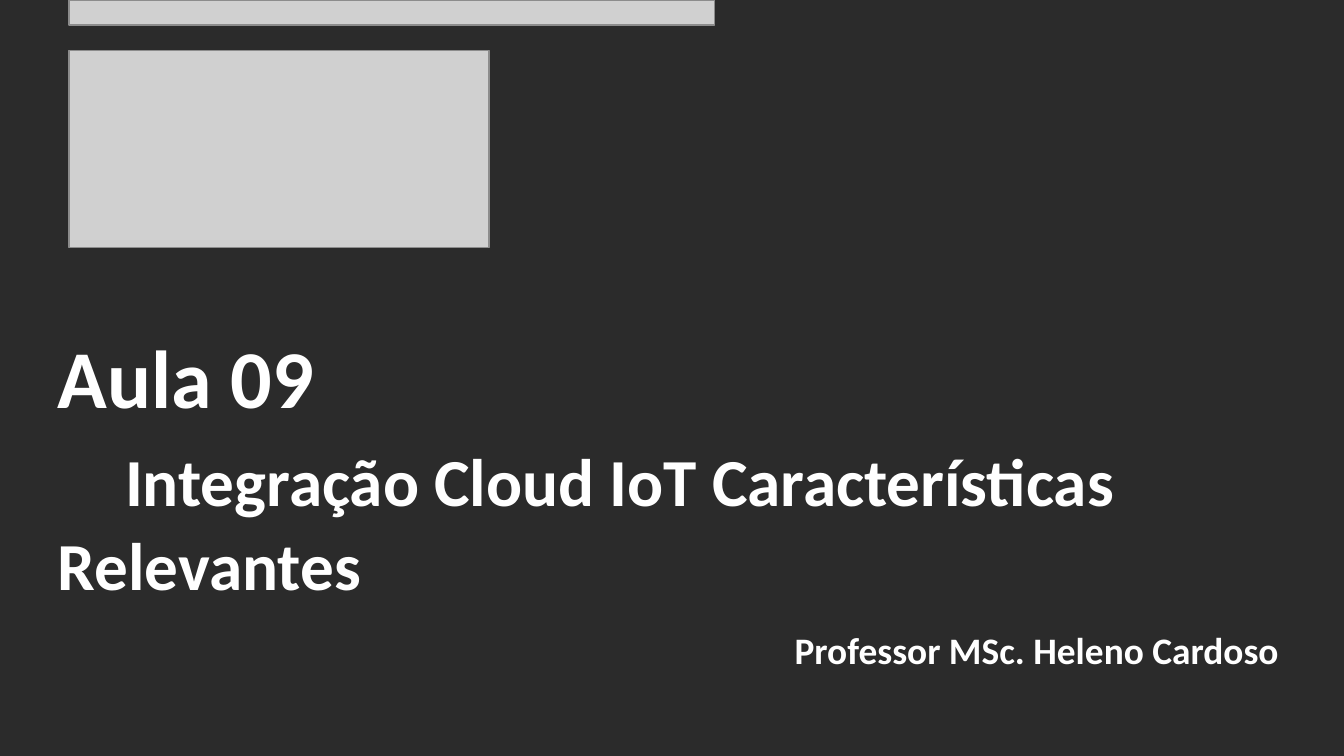
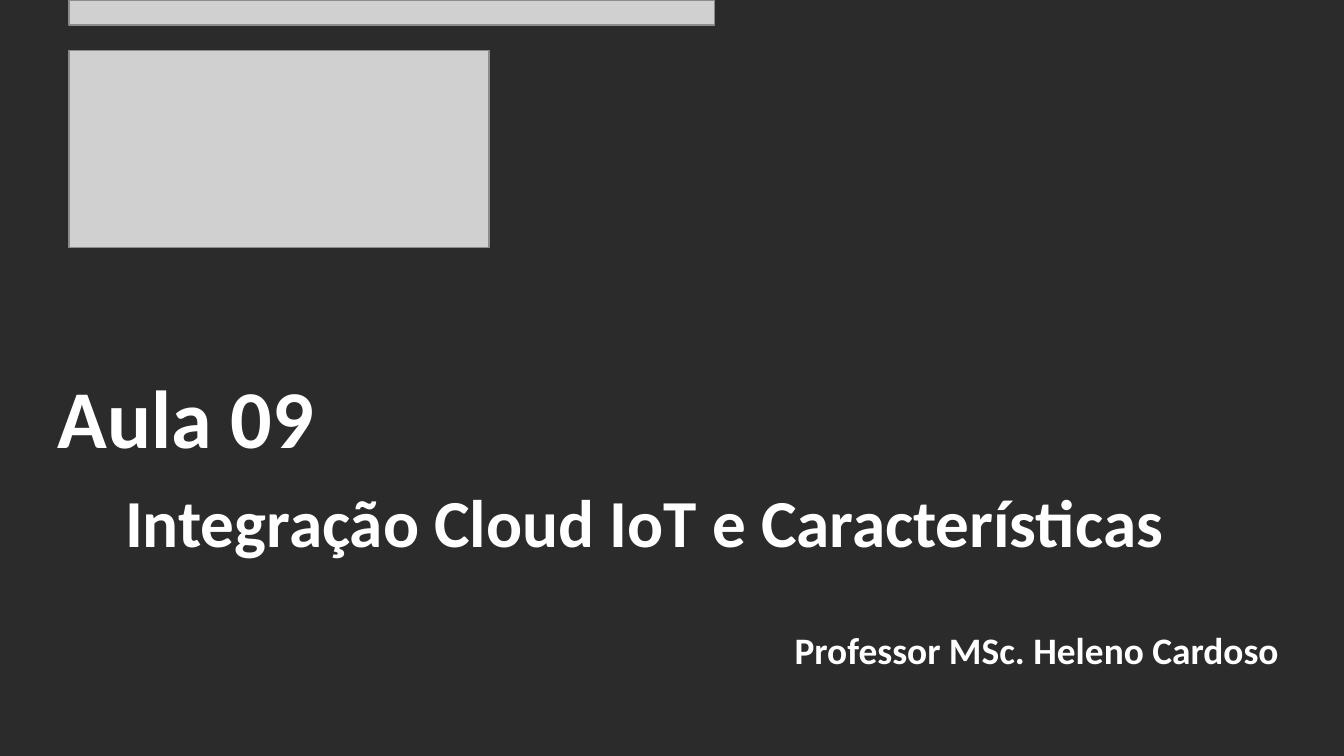
Before and after one commit to CloudEducationBrazil/WydenArea1AplicacaoCloudIndustria40Python, a slide deck: slide 2 of 01 Classes/Aula 09 - Aplicação Cloud Indústria 40 Python IoT - Integração Cloud IoT Características Relevantes.pptx. Drawn at 1344x756 pixels with LibreOffice and Linux fonts; fonts in the diff are those of the drawing; grey boxes stand for pictures; background and template pictures are left out; a plain dark background stands for a picture behind light text. Boxes give left, top, right and bottom in pixels: in the first picture for what was removed or moved away, otherwise in the second. Text is boxed around its words. In the diff, an @@ line names an element or a change of style, - is before the commit and + after.

Commit message:
Aula 09 Cloud IoT Python Indústria 4.0 e Outros 09maio2023

```diff
--- a/01 Classes/Aula 09 - Aplicação Cloud Indústria 40 Python IoT - Integração Cloud IoT Características Relevantes.pptx
+++ b/01 Classes/Aula 09 - Aplicação Cloud Indústria 40 Python IoT - Integração Cloud IoT Características Relevantes.pptx
@@ title at (58, 390, 1163, 559): text changed @@
-Aula 09
-Integração Cloud IoT Características Relevantes
+Aula 09
+Integração Cloud IoT e Características
```
Also in this commit, not shown: 4 other slides changed, 20 slides added, 2 slides removed, 4 other files.
